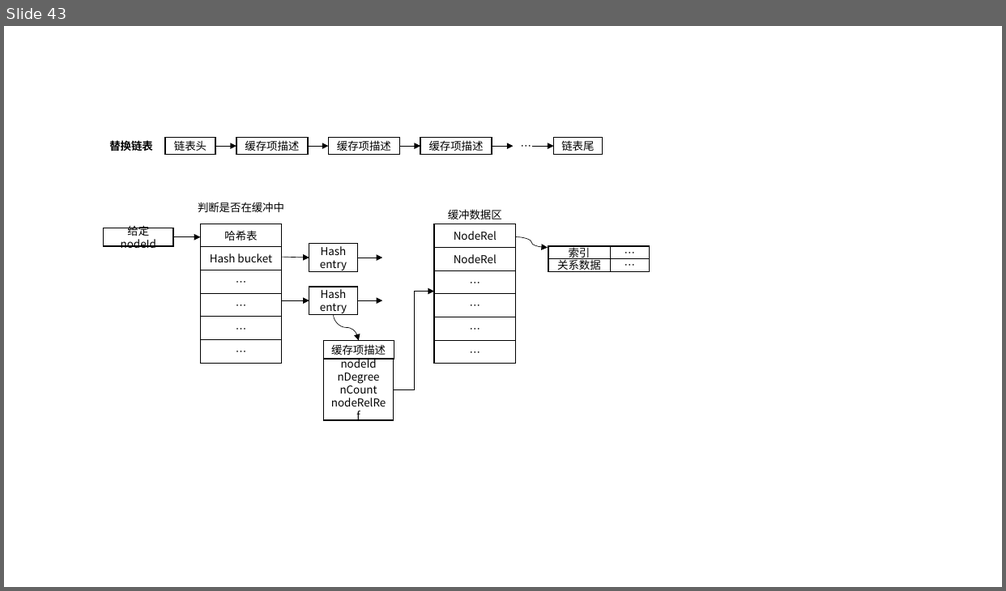
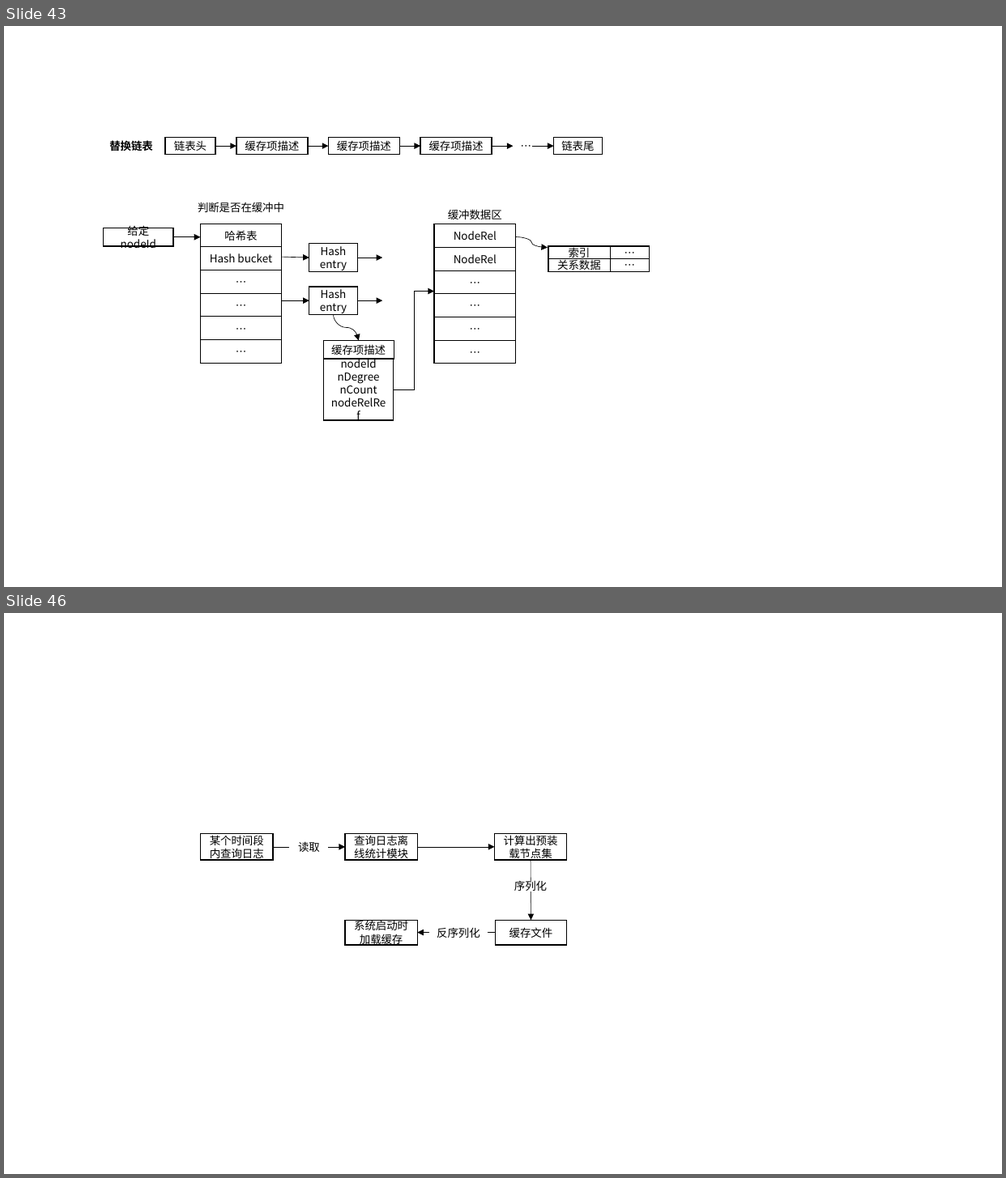
Before and after one commit to yayadi23/BIM, a slide deck: 毕业论文资料/毕业论文图 [自动保存的].pptx. Shown one above the other, each under a label of ours: slide 43 before the commit, slides 43 and 46 after it; the slides between them are not shown. The pictures are 1006x591 and 1006x1178 pixels, drawn with LibreOffice and Linux fonts; fonts in the diff are those of the drawing. Boxes give left, top, right and bottom in pixels: in the first picture for what was removed or moved away, otherwise in the second. Text is boxed around its words. In the diff, an @@ line names an element or a change of style, - is before the commit and + after.

```diff
--- a/毕业论文资料/毕业论文图 [自动保存的].pptx
+++ b/毕业论文资料/毕业论文图 [自动保存的].pptx
@@ slide 46 added at <box>4,613,1002,1174</box>, background #FFFFFF @@
@@ rectangle added at <box>201,834,274,860</box>, fill #FFFFFF, outline #000000 1 pt, 10.5 pt, text #000000 @@
+某个时间段内查询日志
@@ arrow added from (273, 847) to (345, 847), #000000 0.5 pt @@
@@ rectangle added at <box>290,841,329,854</box>, fill #FFFFFF, 10.5 pt, text #000000 @@
+读取
@@ rectangle added at <box>345,834,418,860</box>, fill #FFFFFF, outline #000000 1 pt, 10.5 pt, text #000000 @@
+查询日志离线统计模块
@@ arrow added from (417, 847) to (494, 847), #000000 0.5 pt @@
@@ rectangle added at <box>494,834,567,860</box>, fill #FFFFFF, outline #000000 1 pt, 10.5 pt, text #000000 @@
+计算出预装载节点集
@@ text added at <box>514,879,547,893</box>, 10.5 pt, text #000000 @@
+序列化
@@ arrow added from (531, 860) to (531, 920), #000000 0.5 pt @@
@@ rectangle added at <box>345,920,418,944</box>, fill #FFFFFF, outline #000000 1 pt, 10.5 pt, text #000000 @@
+系统启动时加载缓存
@@ rectangle added at <box>429,927,488,939</box>, fill #FFFFFF, 10.5 pt, text #000000 @@
+反序列化
@@ rectangle added at <box>495,920,567,944</box>, fill #FFFFFF, outline #000000 1 pt, 10.5 pt, text #000000 @@
+缓存文件
@@ arrow added from (495, 933) to (417, 933), #000000 0.5 pt @@
```
Also in this commit, not shown: 1 slide changed, 3 other slides added, 13 other files.
